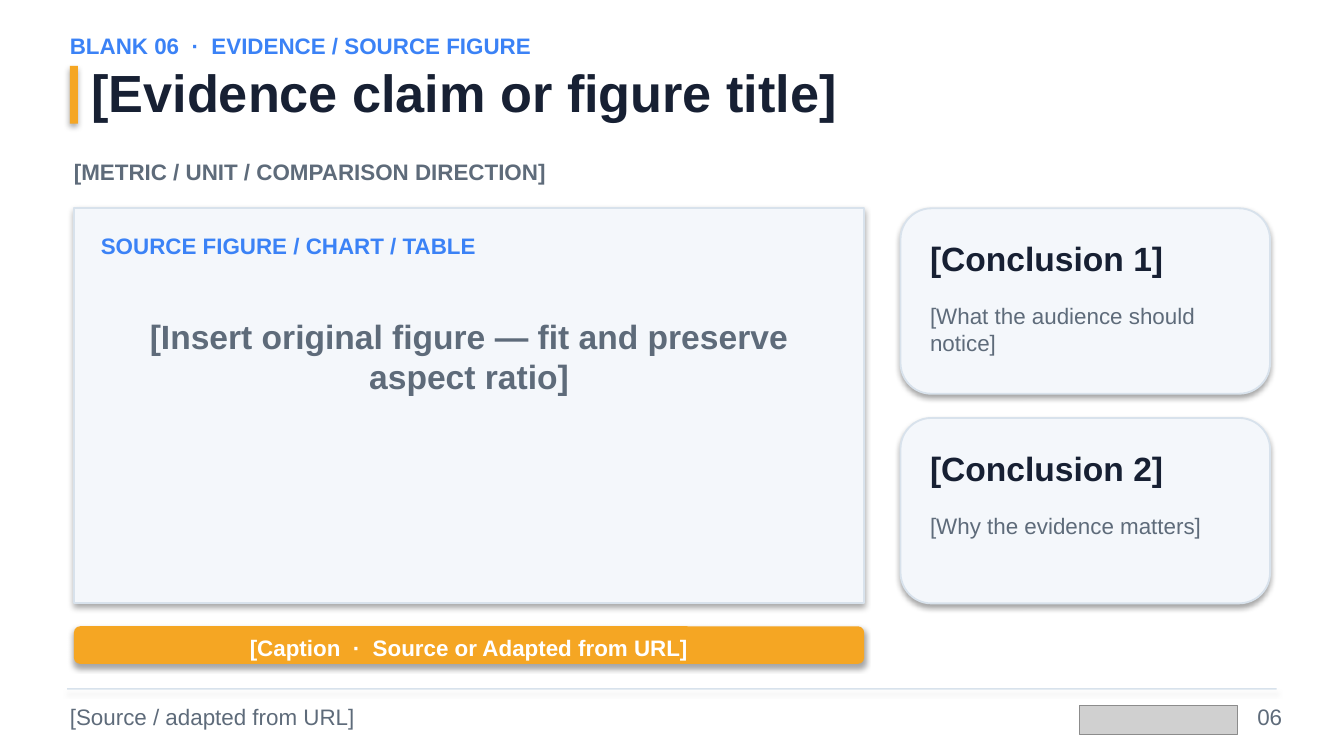
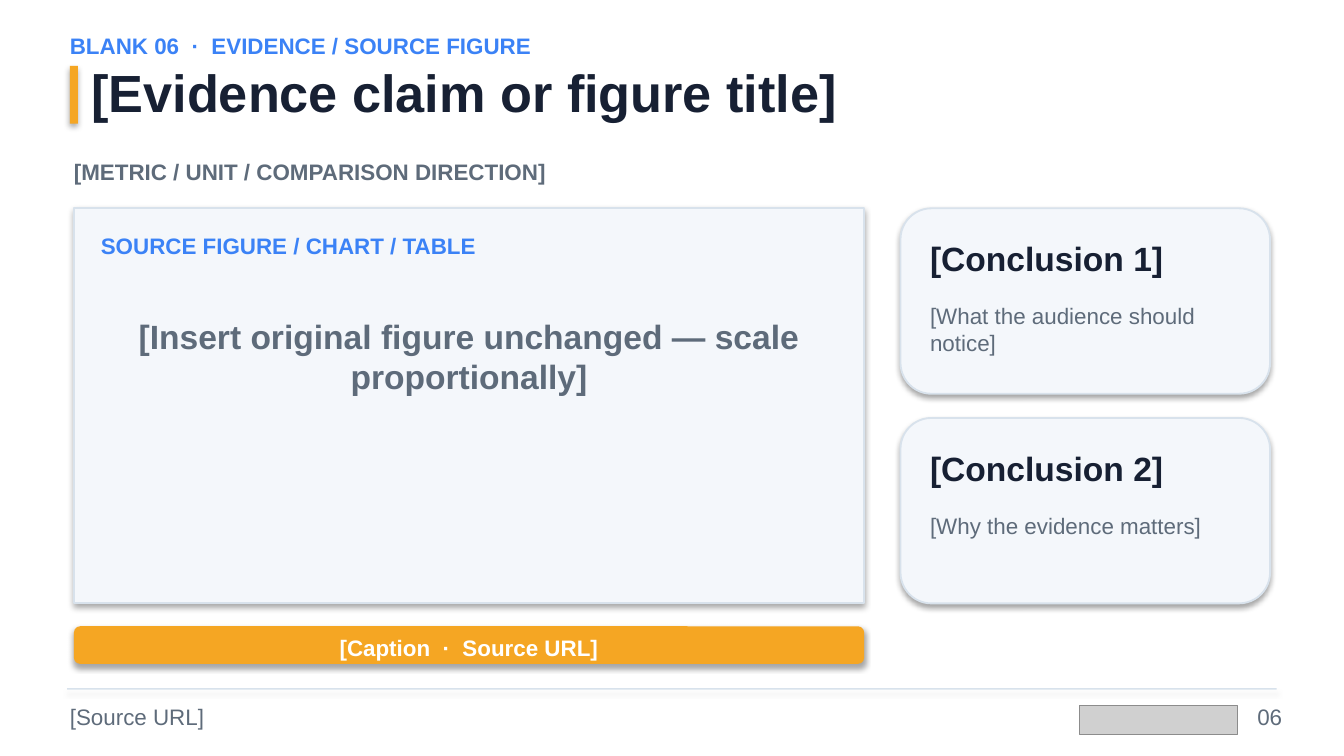
Before and after one commit to hsliuustc0106/hsliuustc0106-skills, a slide deck: slide 6 of skills/vllm-omni-deck/assets/vllm-omni-blank-template.pptx. Drawn at 1344x756 pixels with LibreOffice and Linux fonts; fonts in the diff are those of the drawing; grey boxes stand for pictures. Boxes give left, top, right and bottom in pixels: in the first picture for what was removed or moved away, otherwise in the second. Text is boxed around its words. In the diff, an @@ line names an element or a change of style, - is before the commit and + after.

Commit message:
Require intact source figures

```diff
--- a/skills/vllm-omni-deck/assets/vllm-omni-blank-template.pptx
+++ b/skills/vllm-omni-deck/assets/vllm-omni-blank-template.pptx
@@ text at [139,324,799,395]: text changed @@
-[Insert original figure — fit and preserve aspect ratio]
+[Insert original figure unchanged — scale proportionally]
@@ text at [340,639,597,661]: text changed @@
-[Caption · Source or Adapted from URL]
+[Caption · Source URL]
@@ text at [70,709,204,730]: text changed @@
-[Source / adapted from URL]
+[Source URL]
```
Also in this commit, not shown: 4 other slides changed, 7 other files.
